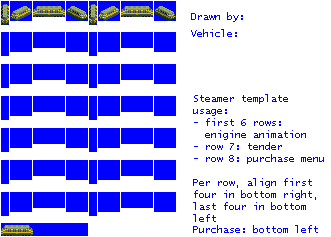
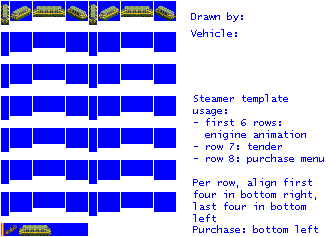
Before/after of a 331 x 237 layered artwork. What changed in the layer stack:
added layer "Pasted Layer" above "empty.png" over left=19, top=225, right=51, bottom=236
painted on "empty.png" over left=1, top=223, right=33, bottom=236
